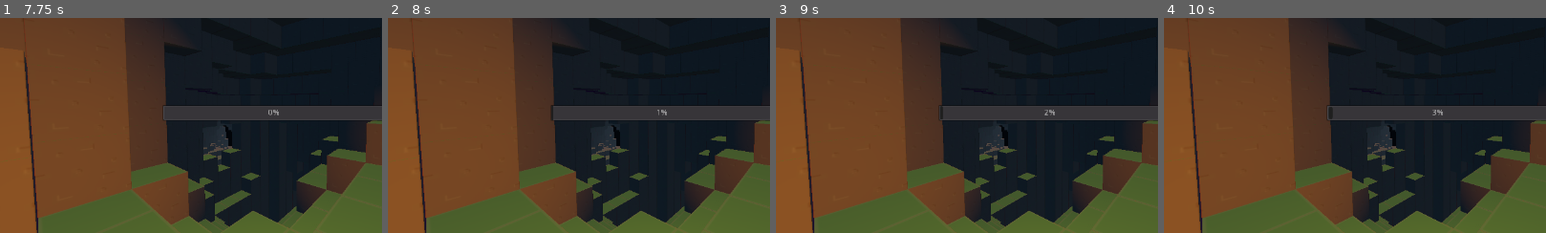
Above: before the commit, frames 1-4 (left to right).
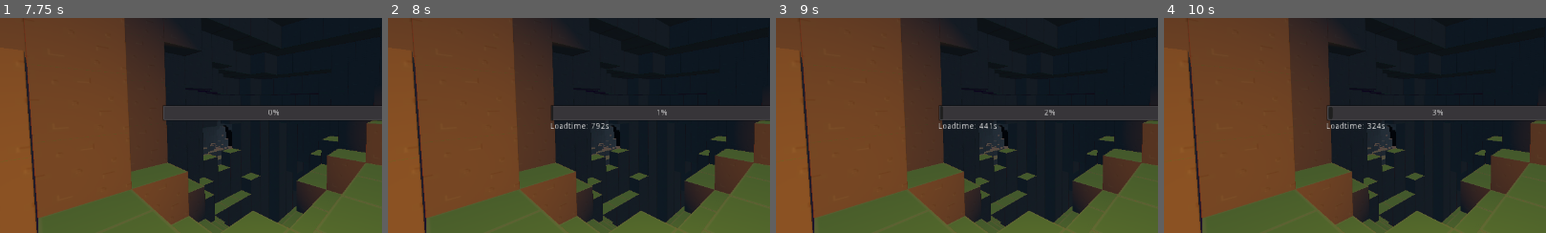
Above: after the commit, the same moments.

Repository: ThomBogers/blocks
Game: Godot game, scene res://scenes/Menu.tscn
The game is run twice, just before and just after one commit, with the same random seed, the same clock (stepped at 60 frames per second) and the same inputs.
Inputs (mouse positions are % of the whole screen's width and height, from its top left):
- Up to frame 1 (7.75 s): click (86, 86) at 0.5 s; click (86, 86) at 1.25 s; tap Enter at 2, 3.5, 5 s; move the mouse to (72, 45) at 2.02 s; press the mouse at (72, 45) at 2.03 s; hold D (game_right) 2.03-2.78 s; tap Space (game_up) at 2.75, 4.25, 5.75 s; move the mouse to (30, 55) at 2.77 s; release the mouse at (30, 55) at 2.78 s; hold S (game_back) 2.78-3.53 s; right-click (30, 55) at 2.85 s; move the mouse to (60, 28) at 3.52 s; hold D (game_right) 3.53-4.28 s; hold E (game_godmode) 3.53-4.28 s; move the mouse to (45, 70) at 4.27 s; hold W (game_forward) 4.28-5.03 s; tap F (toggle_light) at 4.35 s; move the mouse to (80, 65) at 5.02 s; hold Mouse wheel up (zoom_in) 5.03-5.78 s; hold A (game_left) 5.03-6.53 s; move the mouse to (20, 35) at 5.77 s; tap Mouse wheel down (zoom_out) at 5.85 s; move the mouse to (55, 50) at 6.52 s; press the mouse at (55, 50) at 6.53 s; hold S (game_back) 6.53-7.28 s; move the mouse to (35, 25) at 7.27 s; release the mouse at (35, 25) at 7.28 s; hold D (game_right) from 7.28 s (still down); right-click (35, 25) at 7.35 s
- Up to frame 2 (8 s): keep holding D (game_right)
- Up to frame 3 (9 s): move the mouse to (72, 45) at 8.02 s; release D (game_right) at 8.03 s; hold W (game_forward) 8.03-8.78 s; hold E (game_godmode) 8.03-8.78 s; move the mouse to (30, 55) at 8.77 s; hold D (game_right) from 8.78 s (still down); tap F (toggle_light) at 8.85 s
- Up to frame 4 (10 s): move the mouse to (60, 28) at 9.52 s; release D (game_right) at 9.53 s; hold S (game_back) from 9.53 s (still down); hold Mouse wheel up (zoom_in) from 9.53 s (still down)
The pictures show only the part of the screen within x 14-64%, y 28-78%; the shares and areas given below are measured in that part.

Frame 1 is identical in both runs. In frame 2, 0.2% of the frame differs, in the area x 42-58%, y 48-52%; in frame 3, 0.2%; in frame 4, 0.2%.
Error in both runs: Trying to assign value of type 'Control' to a variable of type 'TextureRect'. (res://src/player/Player.gd:20)

Commit message:
Add estimated load time remaining

Diff:
--- a/scenes/Menu.tscn
+++ b/scenes/Menu.tscn
@@ -24,11 +24,20 @@
 texture_normal = ExtResource( 3 )
 texture_pressed = ExtResource( 4 )
 
-[node name="LoadingBar" type="ProgressBar" parent="Background"]
+[node name="Loader" type="Control" parent="."]
 visible = false
+margin_right = 40.0
+margin_bottom = 40.0
+
+[node name="ProgressBar" type="ProgressBar" parent="Loader"]
 margin_left = 450.616
 margin_top = 347.829
 margin_right = 824.616
 margin_bottom = 375.829
 
+[node name="EstimatedTime" type="Label" parent="Loader"]
+margin_left = 451.0
+margin_top = 378.0
+margin_right = 522.0
+margin_bottom = 408.0
 [connection signal="pressed" from="Background/StartButton" to="." method="_on_StartButton_pressed"]
--- a/src/UI/Menu.gd
+++ b/src/UI/Menu.gd
@@ -4,7 +4,12 @@
 var _game = null
 var _root = null
 
-onready var loadingBar = get_node("./Background/LoadingBar")
+var timestep = 1.0
+var loadtime = 0.0
+
+onready var loader = get_node("./Loader")
+onready var progressBar = get_node("./Loader/ProgressBar")
+onready var estimatedTime = get_node("./Loader/EstimatedTime")
 
 func logMessage(message: String):
 	var name = self.get_script().get_path().get_file().replace('.gd', '')
@@ -15,16 +20,15 @@
 	_timer = Timer.new()
 	add_child(_timer)
 	_timer.connect("timeout", self, "_on_Timer_timeout")
-	_timer.set_wait_time(1.0)
+	_timer.set_wait_time(timestep)
 	_timer.set_one_shot(false) # Make sure it loops
 	_timer.start()
-
 
 func _on_StartButton_pressed():
 	logMessage("StartButton pressed")
 	_root = get_tree().root
 
-	loadingBar.visible = true
+	loader.visible = true
 
 	var _game_resource = load("res://scenes/Game.tscn")
 	_game = _game_resource.instance()
@@ -34,13 +38,22 @@
 func _on_Timer_timeout():
 
 	if _game != null:
+
 		var _world = _game.get_node("./World")
 		if _world != null:
 
+			loadtime += timestep
 			var load_progress = _world._get_chunks_initialized()
+
+
 			if load_progress[0] != 0:
 				var percentage = int(float(load_progress[0])/load_progress[1]*100)
-				loadingBar.value = percentage
+
+				var seconds_per_percent = (percentage / loadtime)
+				var estimated_loadtime = (100 - percentage) / seconds_per_percent
+
+				estimatedTime.set_text("Loadtime: " + str(ceil(estimated_loadtime)) + 's')
+				progressBar.value = percentage
 
 			if _world.world_ready:
 				logMessage("Entering game")
